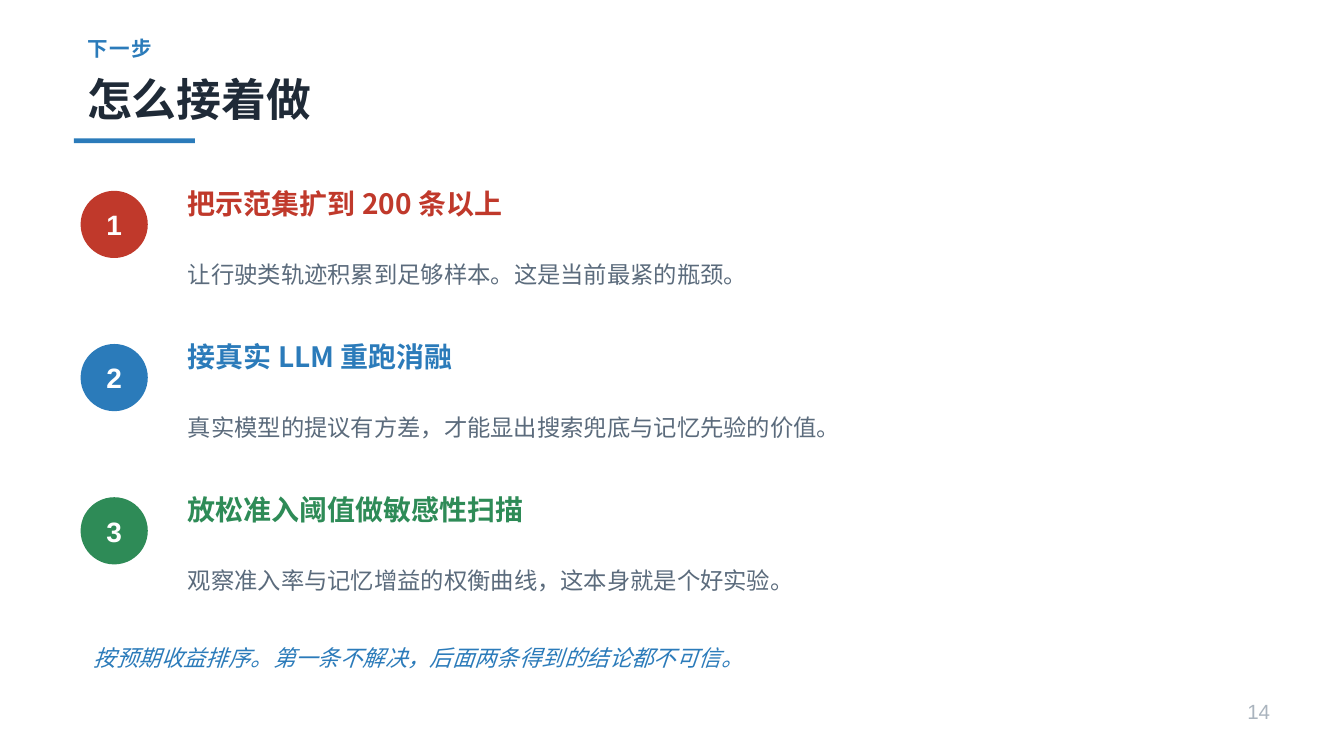
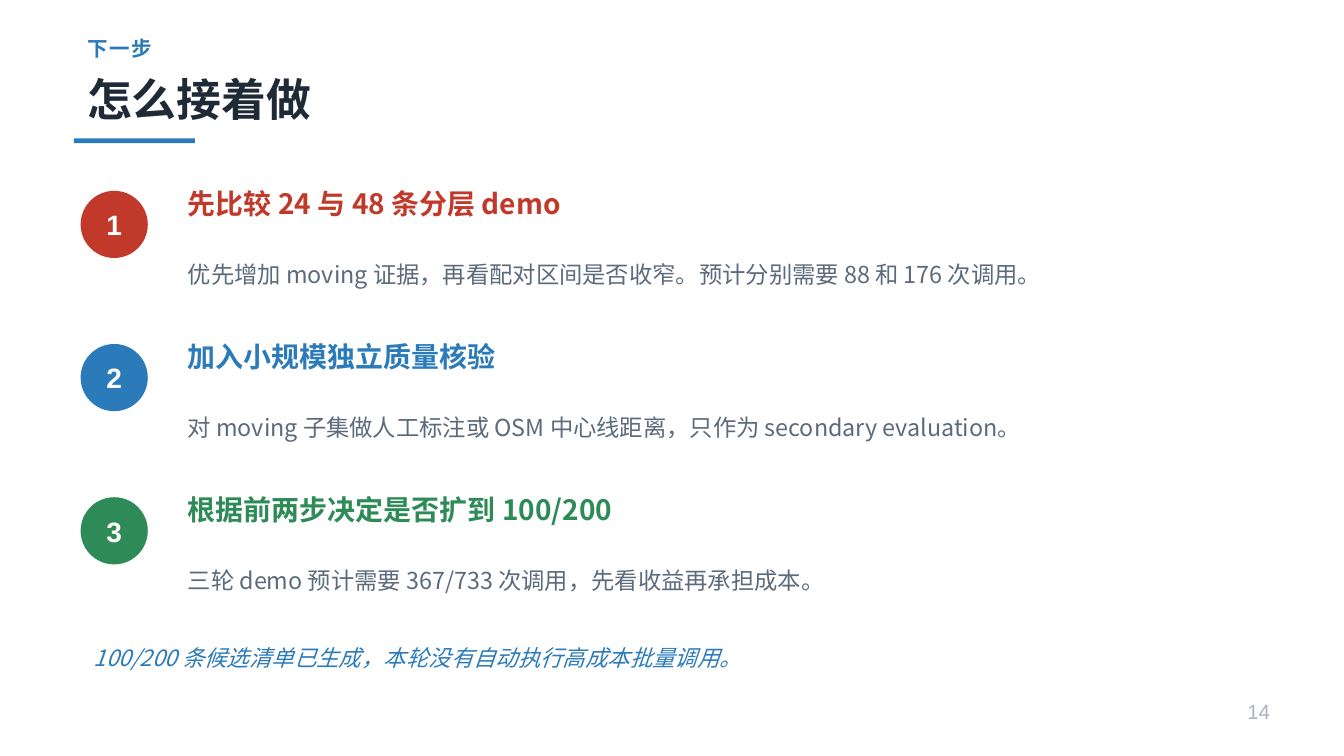
Before and after one commit to gubingren0409/Smart_Cities_and_Location_Services, a slide deck: slide 14 of 作业/基于LLM的轨迹数据清洗评估.pptx. Drawn at 1344x756 pixels with LibreOffice and Linux fonts; fonts in the diff are those of the drawing. Boxes give left, top, right and bottom in pixels: in the first picture for what was removed or moved away, otherwise in the second. Text is boxed around its words. In the diff, an @@ line names an element or a change of style, - is before the commit and + after.

```diff
--- a/作业/基于LLM的轨迹数据清洗评估.pptx
+++ b/作业/基于LLM的轨迹数据清洗评估.pptx
@@ text at box(188, 190, 561, 217): text changed @@
-把示范集扩到 200 条以上
+先比较 24 与 48 条分层 demo
@@ text at box(188, 263, 1041, 289): text changed @@
-让行驶类轨迹积累到足够样本。这是当前最紧的瓶颈。
+优先增加 moving 证据，再看配对区间是否收窄。预计分别需要 88 和 176 次调用。
@@ text at box(188, 343, 496, 370): text changed @@
-接真实 LLM 重跑消融
+加入小规模独立质量核验
@@ text at box(188, 416, 1021, 442): text changed @@
-真实模型的提议有方差，才能显出搜索兜底与记忆先验的价值。
+对 moving 子集做人工标注或 OSM 中心线距离，只作为 secondary evaluation。
@@ text at box(188, 496, 612, 525): text changed @@
-放松准入阈值做敏感性扫描
+根据前两步决定是否扩到 100/200
@@ text at box(188, 569, 824, 593): text changed @@
-观察准入率与记忆增益的权衡曲线，这本身就是个好实验。
+三轮 demo 预计需要 367/733 次调用，先看收益再承担成本。
@@ text at box(94, 647, 742, 670): text changed @@
-按预期收益排序。第一条不解决，后面两条得到的结论都不可信。
+100/200 条候选清单已生成，本轮没有自动执行高成本批量调用。
```
Also in this commit, not shown: 6 other slides changed, 1 slide added, 1 slide removed, 26 other files.
